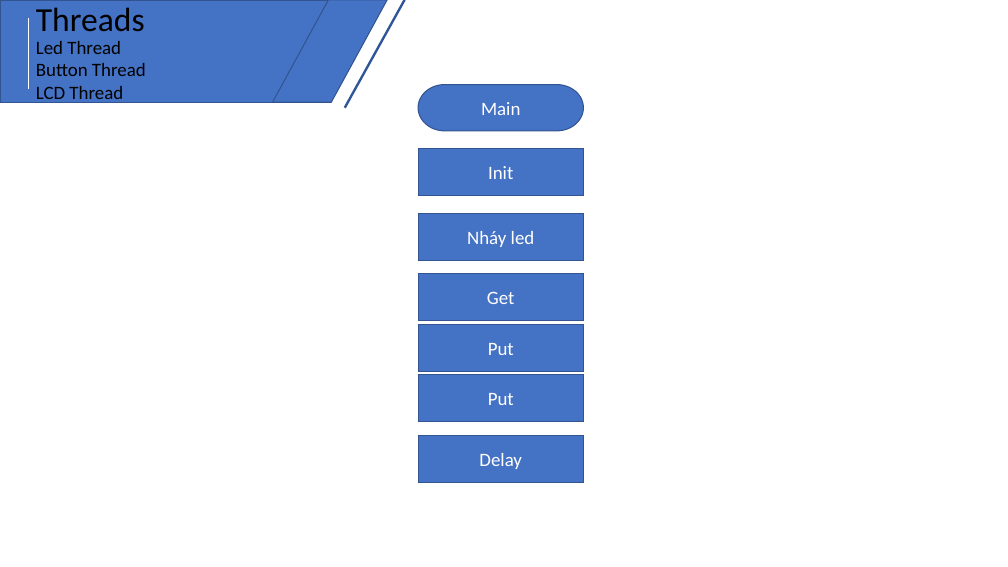
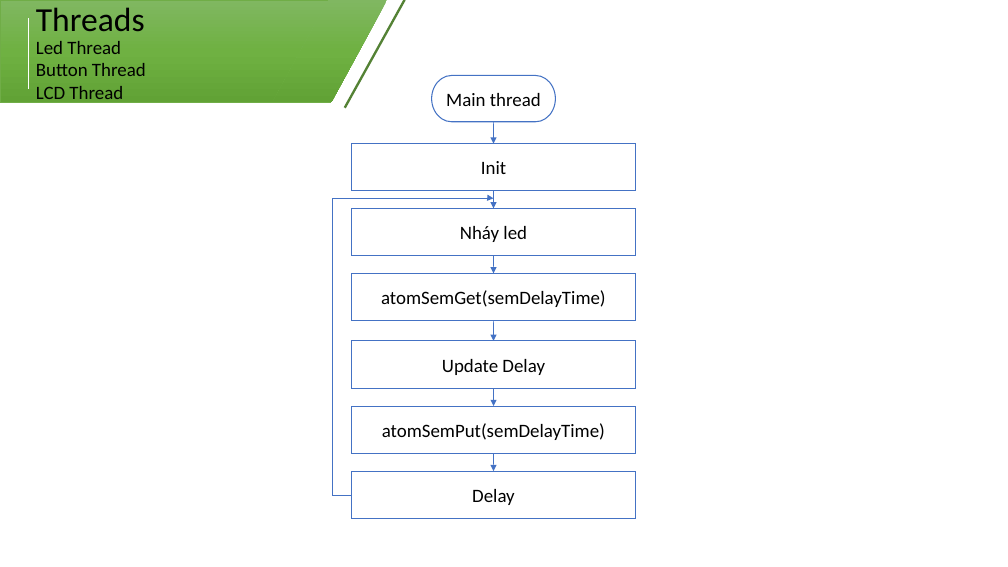
Before and after one commit to wathui99/FPT_Lab, a slide deck: slide 10 of Document/Bản trình bày1.pptx (slide 11 before the commit). Drawn at 1008x567 pixels with LibreOffice and Linux fonts; fonts in the diff are those of the drawing. Boxes give left, top, right and bottom in pixels: in the first picture for what was removed or moved away, otherwise in the second. Text is boxed around its words. In the diff, an @@ line names an element or a change of style, - is before the commit and + after.

```diff
--- a/Document/Bản trình bày1.pptx
+++ b/Document/Bản trình bày1.pptx
@@ rectangle at [0,0,330,102]: fill #4472C4 to gradient #81B861 to #6FB242 to #62A336; outline #325491 1 pt to #70AD47 0.5 pt @@
@@ parallelogram at [273,0,388,102]: fill #4472C4 to gradient #81B861 to #6FB242 to #62A336; outline #325491 1 pt to none @@
@@ line (345, 108) - (405, 0): stroke #2F5597 2.25 pt to #548235 2.25 pt @@
@@ pill shape "Main thread": place and size @@
-pill shape "Main thread" at [418,85,584,131]
+pill shape "Main thread" at [432,76,556,122]
@@ text in pill shape at [446,93,541,106]: text changed; text colour #FFFFFF to #000000 @@
-Main
+Main thread
@@ rectangle "Init": place and size @@
-rectangle "Init" at [418,149,584,196]
+rectangle "Init" at [352,144,636,191]
@@ arrow added from (494, 122) to (494, 144), #4472C4 0.5 pt @@
@@ elbow arrow added from (352, 495) to (494, 198), #4472C4 0.5 pt @@
@@ rectangle "Nháy led": place and size @@
-rectangle "Nháy led" at [418,214,584,262]
+rectangle "Nháy led" at [352,209,636,256]
@@ arrow added from (494, 191) to (494, 209), #4472C4 0.5 pt @@
@@ arrow added from (494, 256) to (494, 274), #4472C4 0.5 pt @@
@@ rectangle "atomSemGet(semDelayTime)": place and size @@
-rectangle "atomSemGet(semDelayTime)" at [418,273,584,321]
+rectangle "atomSemGet(semDelayTime)" at [352,274,636,321]
@@ text in rectangle at [381,290,606,307]: text changed; text colour #FFFFFF to #000000 @@
-Get
+atomSemGet(semDelayTime)
@@ arrow added from (494, 321) to (494, 341), #4472C4 0.5 pt @@
@@ rectangle "Update Delay": place and size @@
-rectangle "Update Delay" at [418,324,584,372]
+rectangle "Update Delay" at [352,341,636,389]
@@ text in rectangle at [442,359,545,375]: text changed; text colour #FFFFFF to #000000 @@
-Put
+Update Delay
@@ arrow added from (494, 389) to (494, 406), #4472C4 0.5 pt @@
@@ fill #4472C4 to #FFFFFF; outline #325491 1 pt to #4472C4 1 pt in 4 elements at [432,76,556,122], [352,274,636,321], [352,341,636,389], [352,406,636,454] @@
@@ rectangle "atomSemPut(semDelayTime)": place and size @@
-rectangle "atomSemPut(semDelayTime)" at [418,374,584,422]
+rectangle "atomSemPut(semDelayTime)" at [352,406,636,454]
@@ text in rectangle at [382,423,605,440]: text changed; text colour #FFFFFF to #000000 @@
-Put
+atomSemPut(semDelayTime)
@@ text colour #FFFFFF to #000000; fill #4472C4 to #FFFFFF; outline #325491 1 pt to #4472C4 1 pt in 3 elements at [352,209,636,256], [352,144,636,191], [352,471,636,519] @@
@@ rectangle "Delay": place and size @@
-rectangle "Delay" at [418,435,584,482]
+rectangle "Delay" at [352,471,636,519]
@@ arrow added from (494, 454) to (494, 471), #4472C4 0.5 pt @@
```
Also in this commit, not shown: 15 other slides changed, 4 slides added, 4 slides removed.
